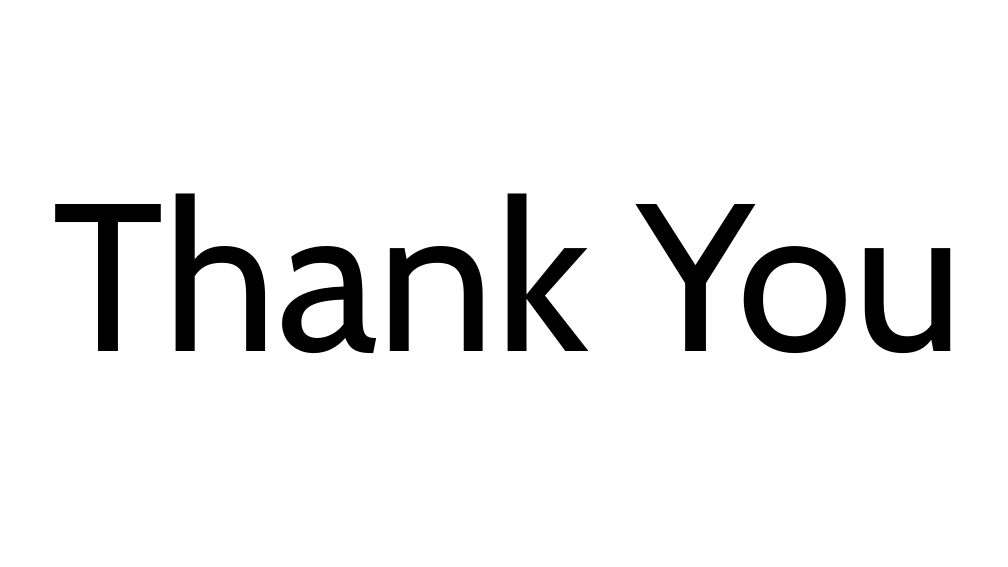
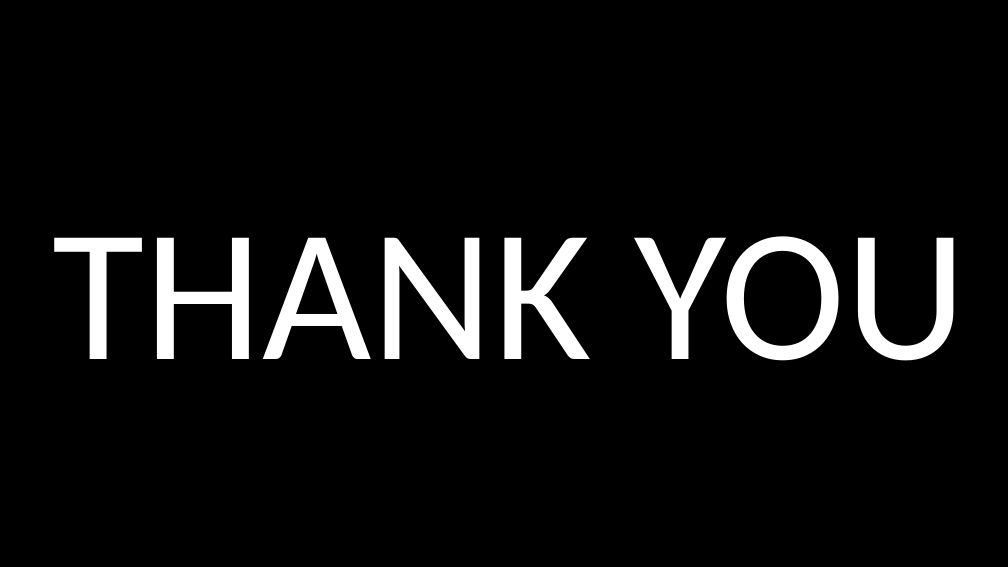
Before and after one commit to janettelau/consumer_complaints, a slide deck: slide 14 of Consumer Complaints.pptx (slide 7 before the commit). Drawn at 1008x567 pixels with LibreOffice and Linux fonts; fonts in the diff are those of the drawing; background and template pictures are left out. Boxes give left, top, right and bottom in pixels: in the first picture for what was removed or moved away, otherwise in the second. Text is boxed around its words. In the diff, an @@ line names an element or a change of style, - is before the commit and + after.

Commit message:
Updated the design of the powerpoint

```diff
--- a/Consumer Complaints.pptx
+++ b/Consumer Complaints.pptx
@@ background #FFFFFF to picture (left out) @@
@@ title at (53, 236, 966, 361): text changed; size 200 to 180 pt; font Cabin to Calibri; text colour #000000 to #FFFFFF @@
-Thank You
+THANK YOU
```
Also in this commit, not shown: 6 other slides changed, 7 slides added.
